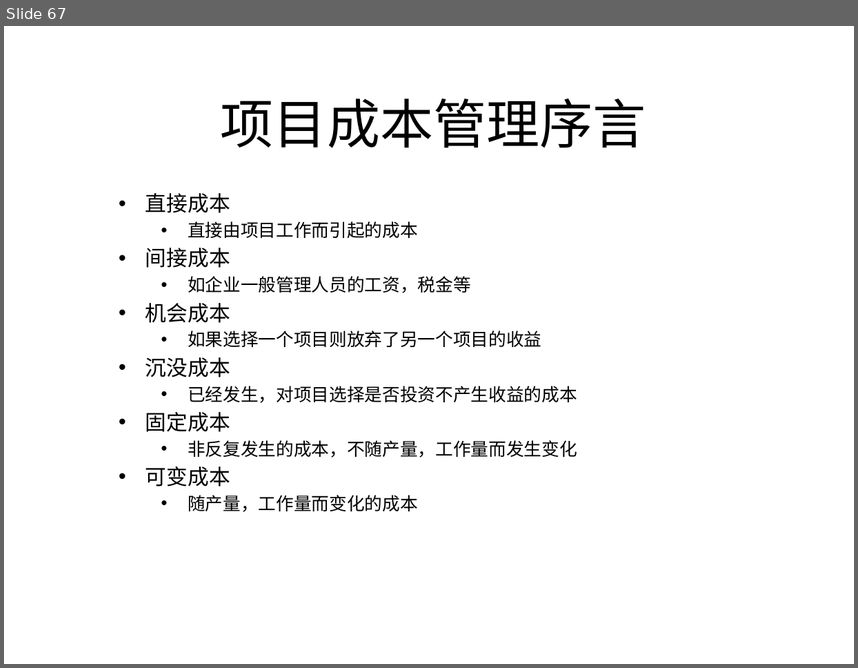
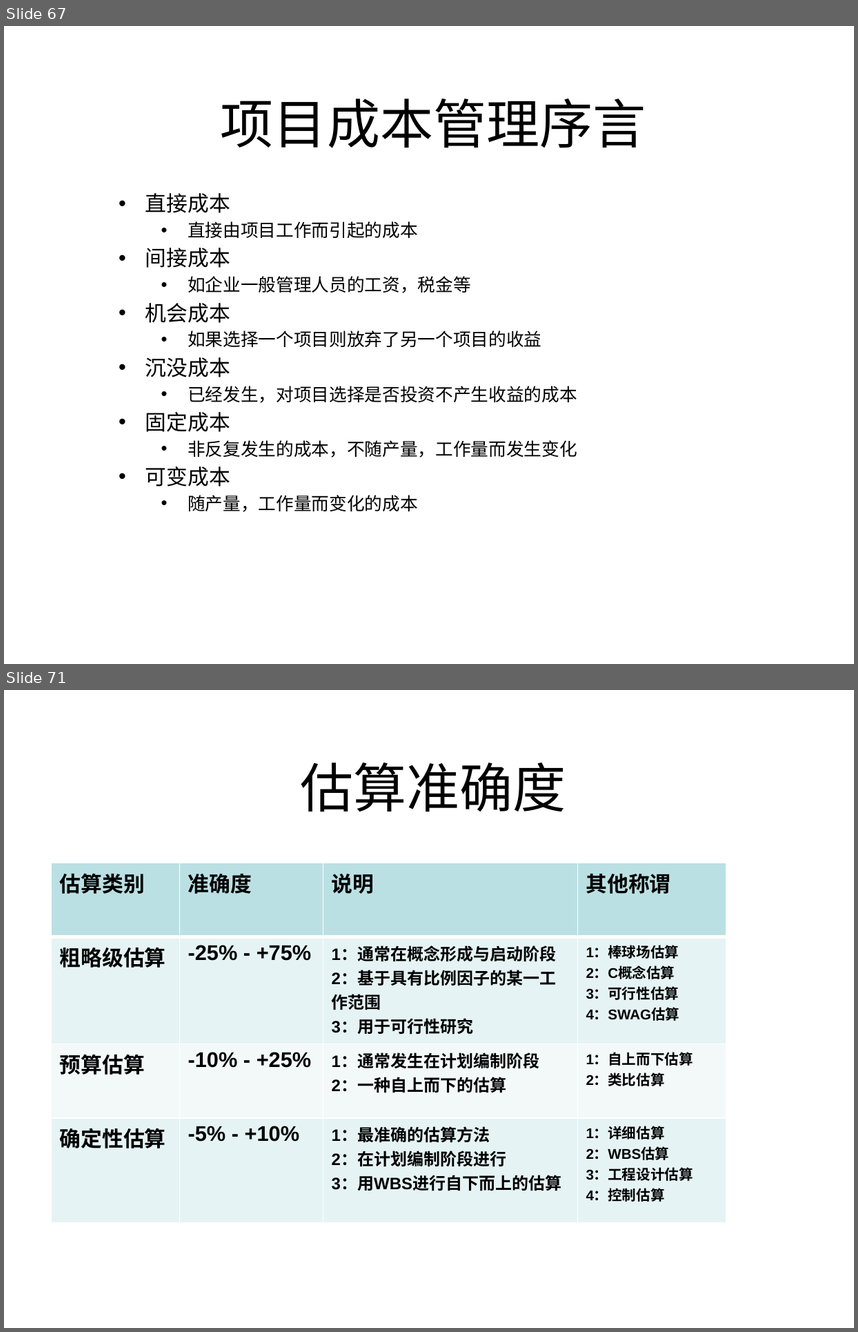
Before and after one commit to lipeiyu26/myStudy, a slide deck: springboot/SpringBoot-redis/src/main/resources/ppt/项目管理.pptx. Shown one above the other, each under a label of ours: slide 67 before the commit, slides 67 and 71 after it; the slides between them are not shown. The pictures are 858x668 and 858x1332 pixels, drawn with LibreOffice and Linux fonts; fonts in the diff are those of the drawing. Boxes give left, top, right and bottom in pixels: in the first picture for what was removed or moved away, otherwise in the second. Text is boxed around its words. In the diff, an @@ line names an element or a change of style, - is before the commit and + after.

```diff
--- a/springboot/SpringBoot-redis/src/main/resources/ppt/项目管理.pptx
+++ b/springboot/SpringBoot-redis/src/main/resources/ppt/项目管理.pptx
@@ slide 71 added at [4,690,854,1328], background #FFFFFF @@
@@ title added at [300,762,566,811], 45 pt, text #000000 @@
+估算准确度
@@ table added at [51,862,726,1204], 4 rows, 4 columns @@
+估算类别 | 准确度 | 说明 | 其他称谓
+粗略级估算 | -25% - +75% | 1：通常在概念形成与启动阶段 / 2：基于具有比例因子的某一工作范围 / 3：用于可行性研究 | 1：棒球场估算 / 2：C概念估算 / 3：可行性估算 / 4：SWAG估算
+预算估算 | -10% - +25% | 1：通常发生在计划编制阶段 / 2：一种自上而下的估算 | 1：自上而下估算 / 2：类比估算
+确定性估算 | -5% - +10% | 1：最准确的估算方法 / 2：在计划编制阶段进行 / 3：用WBS进行自下而上的估算 | 1：详细估算 / 2：WBS估算 / 3：工程设计估算 / 4：控制估算
```
Also in this commit, not shown: 33 other slides added.
